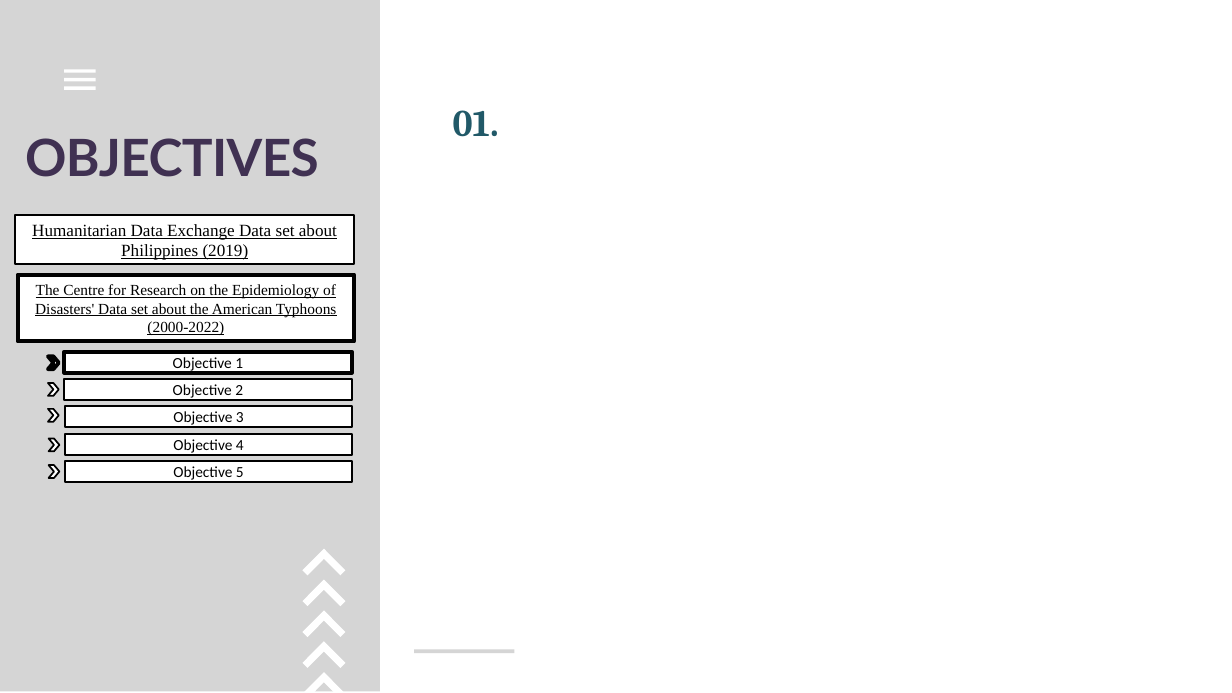
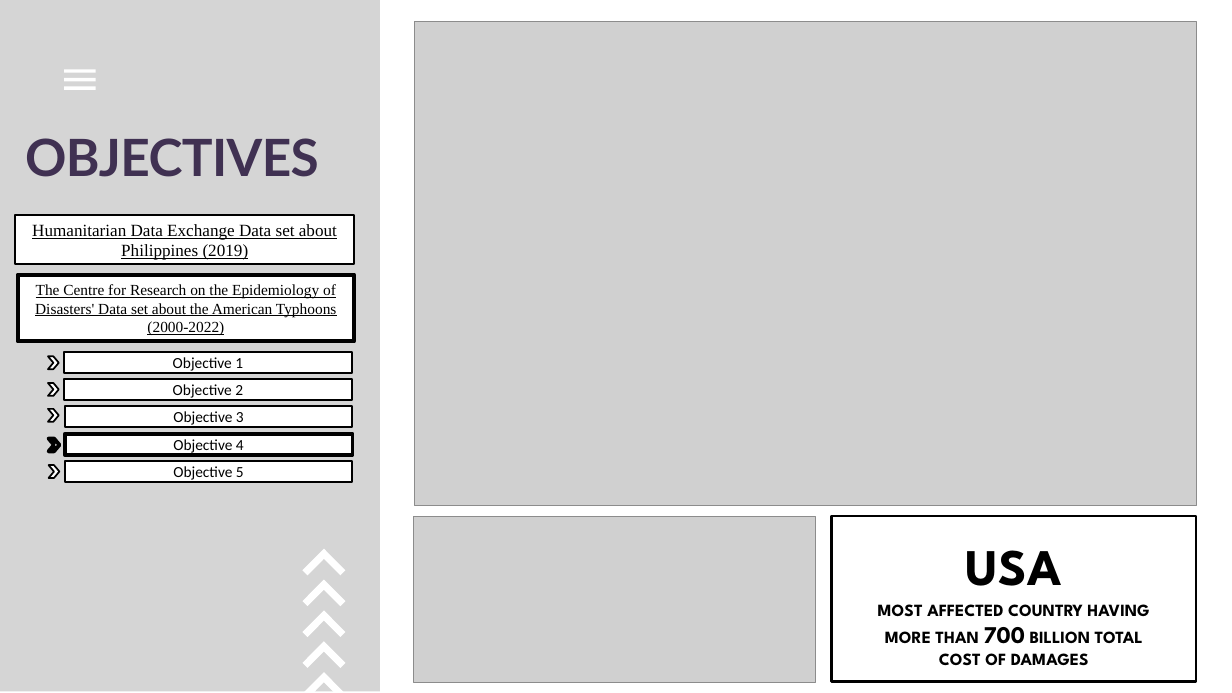
Before and after one commit to GEA960/ITBA-3207_TeamTyphoonAnalysts, a slide deck: slide 19 of Final PPT presentation.pptx (slide 16 before the commit). Drawn at 1232x693 pixels with LibreOffice and Linux fonts; fonts in the diff are those of the drawing; grey boxes stand for pictures. Boxes give left, top, right and bottom in pixels: in the first picture for what was removed or moved away, otherwise in the second. Text is boxed around its words. In the diff, an @@ line names an element or a change of style, - is before the commit and + after.

```diff
--- a/Final PPT presentation.pptx
+++ b/Final PPT presentation.pptx
@@ picture added at box(414, 21, 1196, 506) @@
@@ title removed at box(453, 110, 499, 137) @@
-01.
@@ chevron at box(48, 356, 59, 369): outline #000000 4.5 pt to #000000 2 pt @@
@@ chevron at box(49, 439, 60, 452): outline #000000 2 pt to #000000 4.5 pt @@
@@ picture added at box(413, 516, 816, 682) @@
@@ rectangle added at box(832, 516, 1196, 682), fill #FFFFFF, outline #000000 3 pt @@
@@ text added at box(966, 550, 1062, 586), 60 pt, text #000000, bold @@
+USA
@@ text added at box(878, 604, 1149, 666), 20 pt, text #000000, bold @@
+MOST AFFECTED COUNTRY HAVING MORE THAN 700 BILLION TOTAL COST OF DAMAGES
```
Also in this commit, not shown: 5 other slides changed, 6 slides removed.
